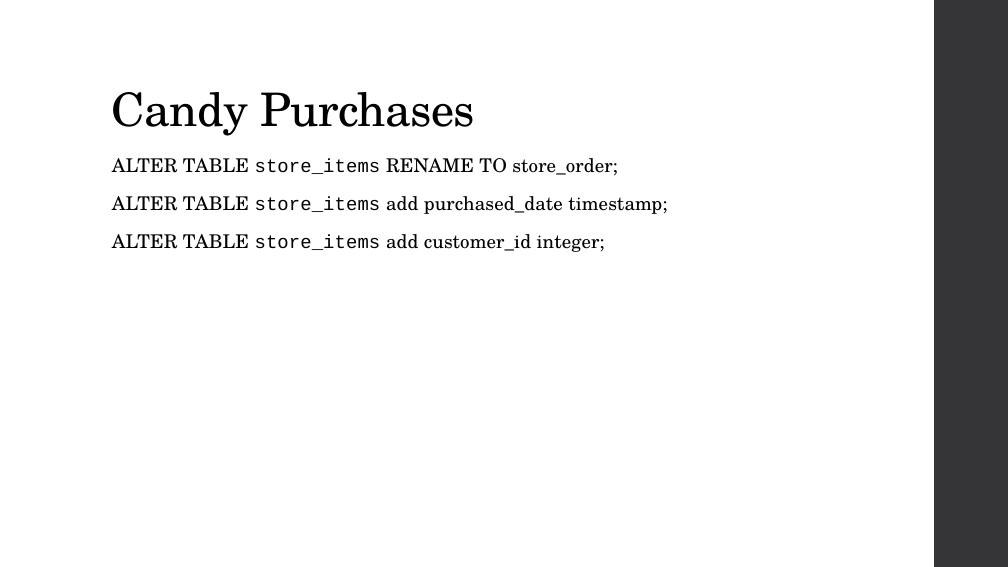
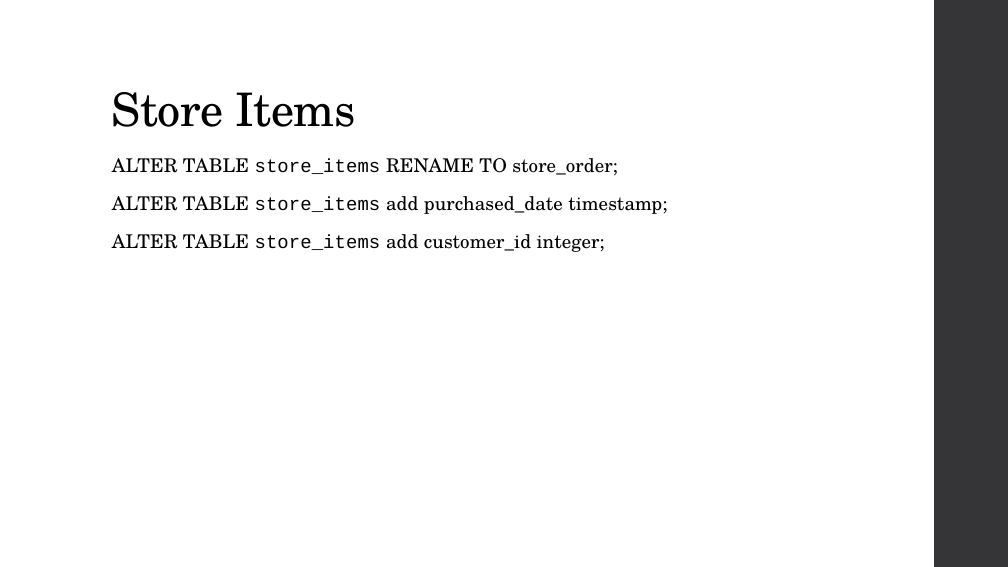
Before and after one commit to MGIS-UMN/GIS5577_week3, a slide deck: slide 21 of Database_Management.odp. Drawn at 1008x567 pixels with LibreOffice and Linux fonts; fonts in the diff are those of the drawing. Boxes give left, top, right and bottom in pixels: in the first picture for what was removed or moved away, otherwise in the second. Text is boxed around its words. In the diff, an @@ line names an element or a change of style, - is before the commit and + after.

```diff
--- a/Database_Management.odp
+++ b/Database_Management.odp
@@ title at (112,92,356,127): text changed @@
-Candy Purchases
+Store Items
```
Also in this commit, not shown: 2 other slides changed.
